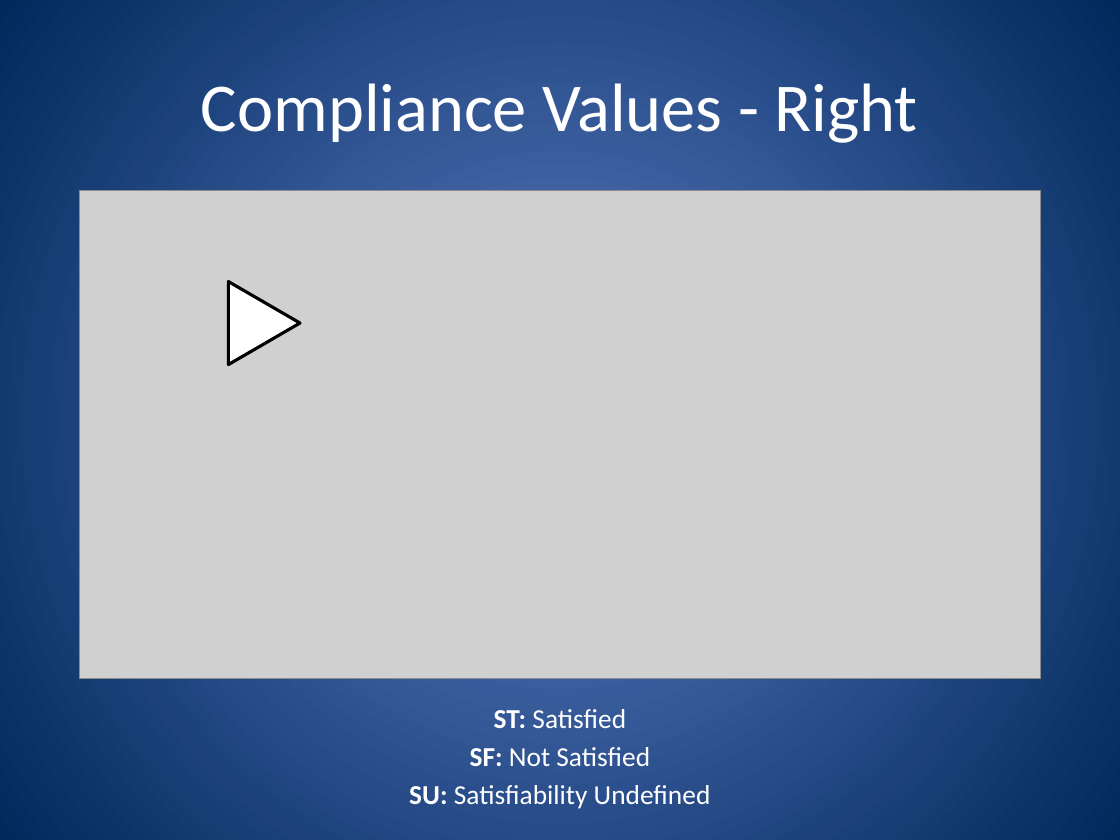
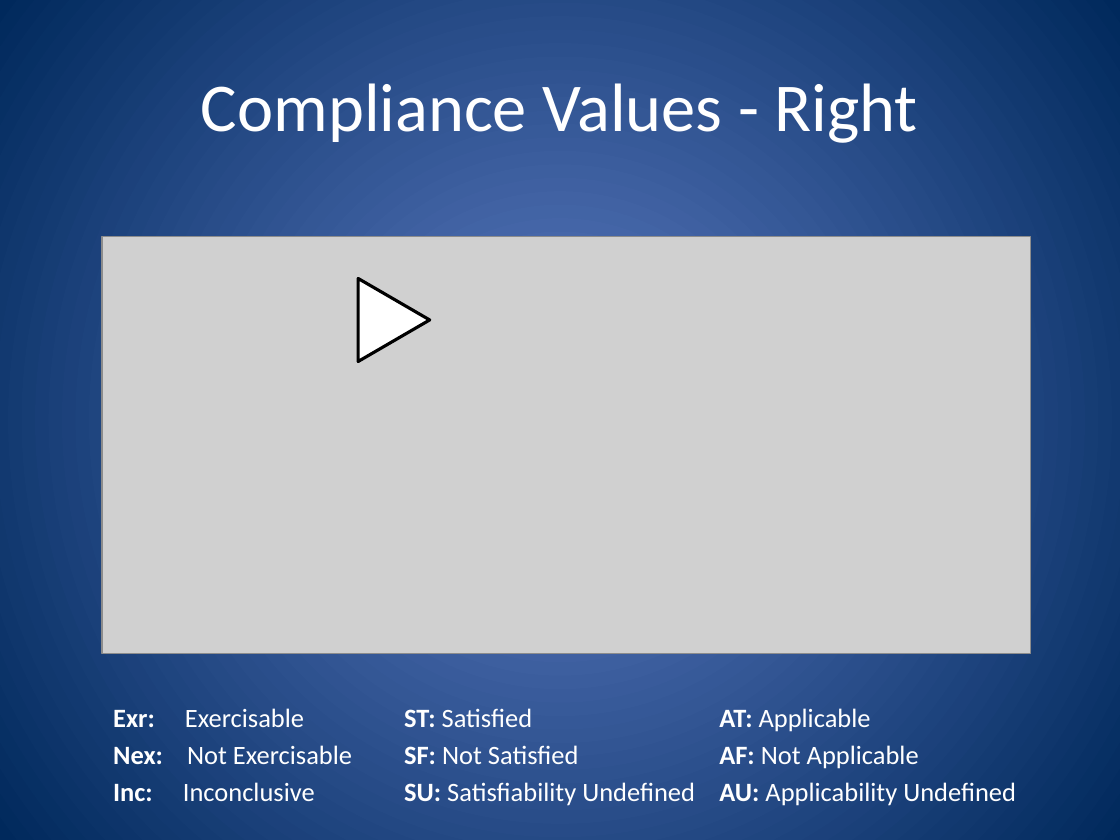
Before and after one commit to robinagandhi/modularnorms, a slide deck: slide 12 of examples/tutorial-slides.pptx (slide 15 before the commit). Drawn at 1120x840 pixels with LibreOffice and Linux fonts; fonts in the diff are those of the drawing; grey boxes stand for pictures. Boxes give left, top, right and bottom in pixels: in the first picture for what was removed or moved away, otherwise in the second. Text is boxed around its words. In the diff, an @@ line names an element or a change of style, - is before the commit and + after.

```diff
--- a/examples/tutorial-slides.pptx
+++ b/examples/tutorial-slides.pptx
@@ picture: place and size @@
-picture at <box>80,190,1040,679</box>
+picture at <box>102,236,1030,654</box>
@@ triangle: place and size @@
-triangle at <box>228,281,300,364</box>
+triangle at <box>358,279,430,362</box>
@@ text added at <box>113,708,352,801</box>, 17 pt, text #FFFFFF @@
+Exr: Exercisable
+Nex: Not Exercisable
+Inc: Inconclusive
@@ text "ST: Satisfied" at <box>404,708,695,806</box>: size 17.6 to 17 pt; alignment centre to left @@
@@ text added at <box>719,708,1016,806</box>, 17 pt, text #FFFFFF @@
+AT: Applicable
+AF: Not Applicable
+AU: Applicability Undefined
```
Also in this commit, not shown: 7 other slides changed, 1 slide added, 3 slides removed.
